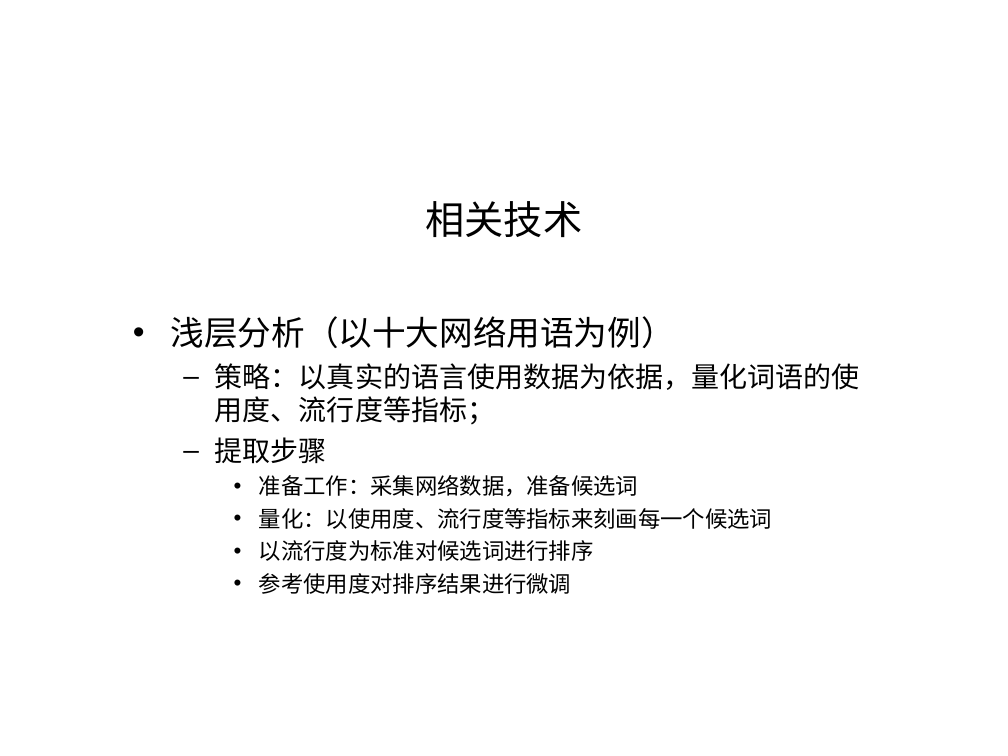
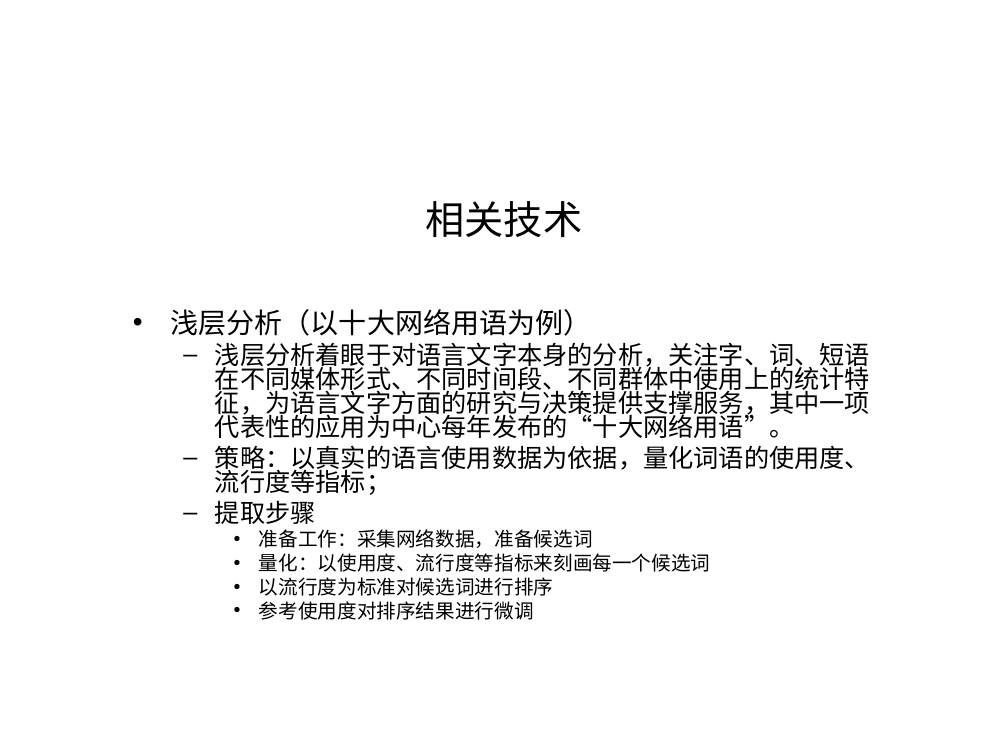
Before and after one commit to shqcandy/Report, a slide deck: slide 6 of 报告_v1.ppt (slide 4 before the commit). Drawn at 1008x756 pixels with LibreOffice and Linux fonts; fonts in the diff are those of the drawing; background and template pictures are left out. Boxes give left, top, right and bottom in pixels: in the first picture for what was removed or moved away, otherwise in the second. Text is boxed around its words. In the diff, an @@ line names an element or a change of style, - is before the commit and + after.

```diff
--- a/报告_v1.ppt
+++ b/报告_v1.ppt
@@ text at (171, 309, 870, 620): size 24 to 20 pt in "浅层分析（以十大网络用语为例）"; size 20 to 18 pt in "策略：以真实的语言使用数据为依据，量化词语的使用度、流行度等指标；", "提取步骤"; size 16 to 14 pt in "准备工作：采集网络数据，准备候选词", "量化：以使用度、流行度等指标来刻画每一个候选词", "以流行度为标准对候选词进行排序", "参考使用度对排序结果进行微调"; line spacing 1 to 0.8; less space between paragraphs @@
@@ text at (215, 342, 870, 438): paragraph added @@
+  – 浅层分析着眼于对语言文字本身的分析，关注字、词、短语在不同媒体形式、不同时间段、不同群体中使用上的统计特征，为语言文字方面的研究与决策提供支撑服务，其中一项代表性的应用为中心每年发布的“十大网络用语”。
```
Also in this commit, not shown: 3 other slides changed, 24 slides added, 1 other file.
